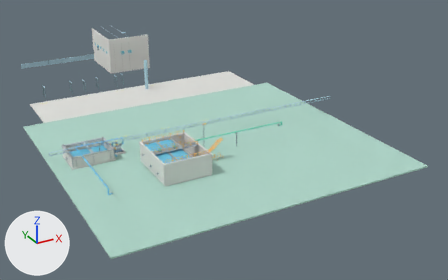
An edit to the glTF model examples/m1/assets/wastewater-plant/tiled/coarse/group-root-0-0-1-0-0.glb, drawn before and after from the same camera.
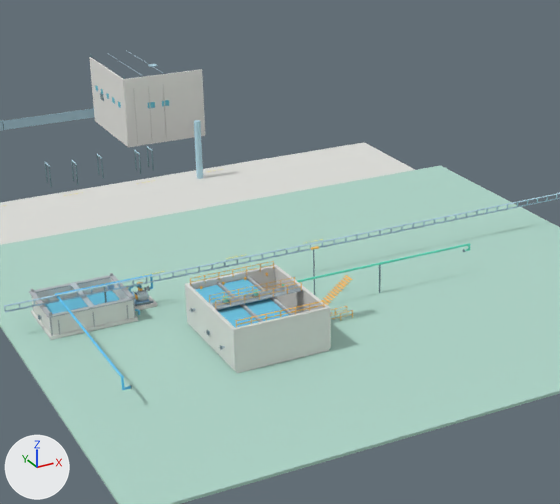
Old and new are each drawn whole from a 50 mm lens placed at (42.8, -163.0, 68.5), pointed at (126.4, -11.0, -7.5) and again close up on the part from 10% to 73% of the width and 0% to 90% of the height. Lighting does not change. The marker at lower left points along +X, +Y and +Z. The last two pictures show the newer version. Vertices at exactly the same position are counted once.

Script lines for the objects in view, before the commit:
```python
me_mesh_14 = bpy.data.meshes.new('Mesh_14')
me_mesh_14.from_pydata(...)  # 790 vertices, 1520 faces; spans x 76.4..150.0, y -43.5..45.4, z -0.2..11.0
me_mesh_14.materials.append(mat_equipment_concrete)  # light grey #e0e1dd
me_mesh_16 = bpy.data.meshes.new('Mesh_16')
me_mesh_16.from_pydata(...)  # 192 vertices, 376 faces; spans x 110.9..125.9, y 45.4..64.5, z 0.3..12.8
me_mesh_16.materials.append(mat_site_concretelight)  # white #edede8
me_mesh_17 = bpy.data.meshes.new('Mesh_17')
me_mesh_17.from_pydata(...)  # 3941 vertices, 7403 faces; spans x 87.1..112.0, y -43.0..-19.6, z 0.2..7.1
me_mesh_17.materials.append(mat_equipment_safety)  # orange #fdc059
me_mesh_5 = bpy.data.meshes.new('Mesh_5')
me_mesh_5.from_pydata(...)  # 4224 vertices, 8308 faces; spans x 79.5..132.4, y -45.2..68.1, z 0.0..13.3
me_mesh_5.materials.append(mat_site_steeldark)  # greyish cyan #739198
ob_render_batch_14 = bpy.data.objects.new('render-batch-14', me_mesh_14)
ob_render_batch_14.location = (0.0, 0.0, 0.0)
ob_render_batch_16 = bpy.data.objects.new('render-batch-16', me_mesh_16)
ob_render_batch_16.location = (0.0, 0.0, 0.0)
ob_render_batch_17 = bpy.data.objects.new('render-batch-17', me_mesh_17)
ob_render_batch_17.location = (0.0, 0.0, 0.0)
ob_render_batch_5 = bpy.data.objects.new('render-batch-5', me_mesh_5)
ob_render_batch_5.location = (0.0, 0.0, 0.0)
# also in view: 'render-batch-12' at (91.0, -29.5, 3.2); 'render-batch-10' at (113.5, -27.5, 0.0); 'render-batch-3' at (88.9, -29.6, 2.7); 'render-batch-11' at (88.8, -29.4, 2.8); 'render-batch-9' at (115.0, 23.4, 6.7)
```
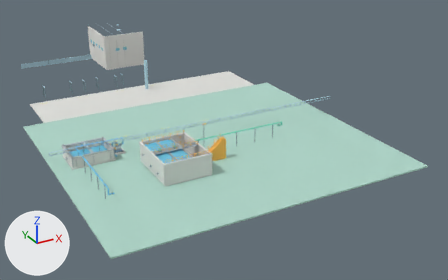
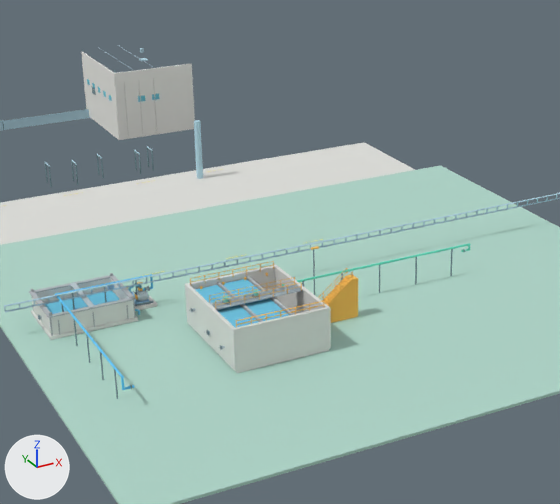
Where the change shows, as pixel boxes [x1, y1, x2, y2] in the close-ups (560 x 504 px):
'render-batch-16', moved: before [89, 57, 205, 147]; after [81, 52, 195, 140]
'render-batch-17', reshaped: before [127, 246, 353, 327]; after [127, 246, 358, 327]
'render-batch-5', reshaped: before [2, 54, 465, 389]; after [2, 49, 465, 399]
part 1 of me_mesh_5, added: after [415, 257, 417, 284]
part 2 of me_mesh_5, added: after [86, 334, 90, 363]
part 3 of me_mesh_5, added: after [100, 352, 104, 380]
part 4 of me_mesh_5, added: after [114, 369, 118, 399]
part 5 of me_mesh_5, added: after [73, 318, 78, 346]
part 7 of me_mesh_17, built on: before [321, 275, 353, 319]; after [318, 268, 358, 323]

What the commit changed:
me_mesh_5 is used by ob_render_batch_5; location (0.0, 0.0, 0.0).
me_mesh_5 had 4224 vertices, 8308 faces and spanned x 79.5..132.4, y -45.2..68.1, z 0.0..13.3.
me_mesh_5 now has 3926 vertices, 7668 faces and spans x 78.6..132.4, y -45.2..69.4, z 0.0..13.3.
me_mesh_5 part 1: a new loose piece, a box spanning x 124.61..124.75, y -31.57..-31.43, z 0.0..4.33, in mat_site_steeldark (greyish cyan #739198).
me_mesh_5 part 2: a new loose piece, a box spanning x 78.63..78.77, y -32.57..-32.43, z 0.0..4.05, in mat_site_steeldark (greyish cyan #739198).
me_mesh_5 part 3: a new loose piece, a box spanning x 78.63..78.77, y -37.57..-37.43, z 0.0..4.05, in mat_site_steeldark (greyish cyan #739198).
me_mesh_5 part 4: a new loose piece, a box spanning x 78.63..78.77, y -42.57..-42.43, z 0.0..4.05, in mat_site_steeldark (greyish cyan #739198).
me_mesh_5 part 5: a new loose piece, a box spanning x 78.63..78.77, y -27.57..-27.43, z 0.0..4.05, in mat_site_steeldark (greyish cyan #739198).
Other edits to the shape of me_mesh_5 do not show in these pictures.
me_mesh_16 is used by ob_render_batch_16; location (0.0, 0.0, 0.0).
me_mesh_16 had 192 vertices, 376 faces and spanned x 110.9..125.9, y 45.4..64.5, z 0.3..12.8.
me_mesh_16 now has 192 vertices, 376 faces and spans x 110.9..125.9, y 50.4..69.5, z 0.3..12.8.
me_mesh_16 part 6: the whole mesh is moved by (0.0, 5.0, 0.0).
me_mesh_17 is used by ob_render_batch_17; location (0.0, 0.0, 0.0).
me_mesh_17 had 3941 vertices, 7403 faces and spanned x 87.1..112.0, y -43.0..-19.6, z 0.2..7.1.
me_mesh_17 now has 3182 vertices, 5969 faces and spans x 87.1..112.8, y -43.0..-19.6, z 0.1..7.1.
me_mesh_17 part 7: 12 vertices moved from x 105.2..112.0, y -36.7..-35.3, z 0.7..5.5 to x 105.2..112.0, y -36.7..-35.3, z 0.1..6.5; 536 vertices removed from x 105.2..112.0, y -36.8..-35.2, z 0.2..5.5; 95 vertices added at x 105.2..112.8, y -36.8..-35.2, z 0.1..6.6.
Other edits to the shape of me_mesh_17 do not show in these pictures.
